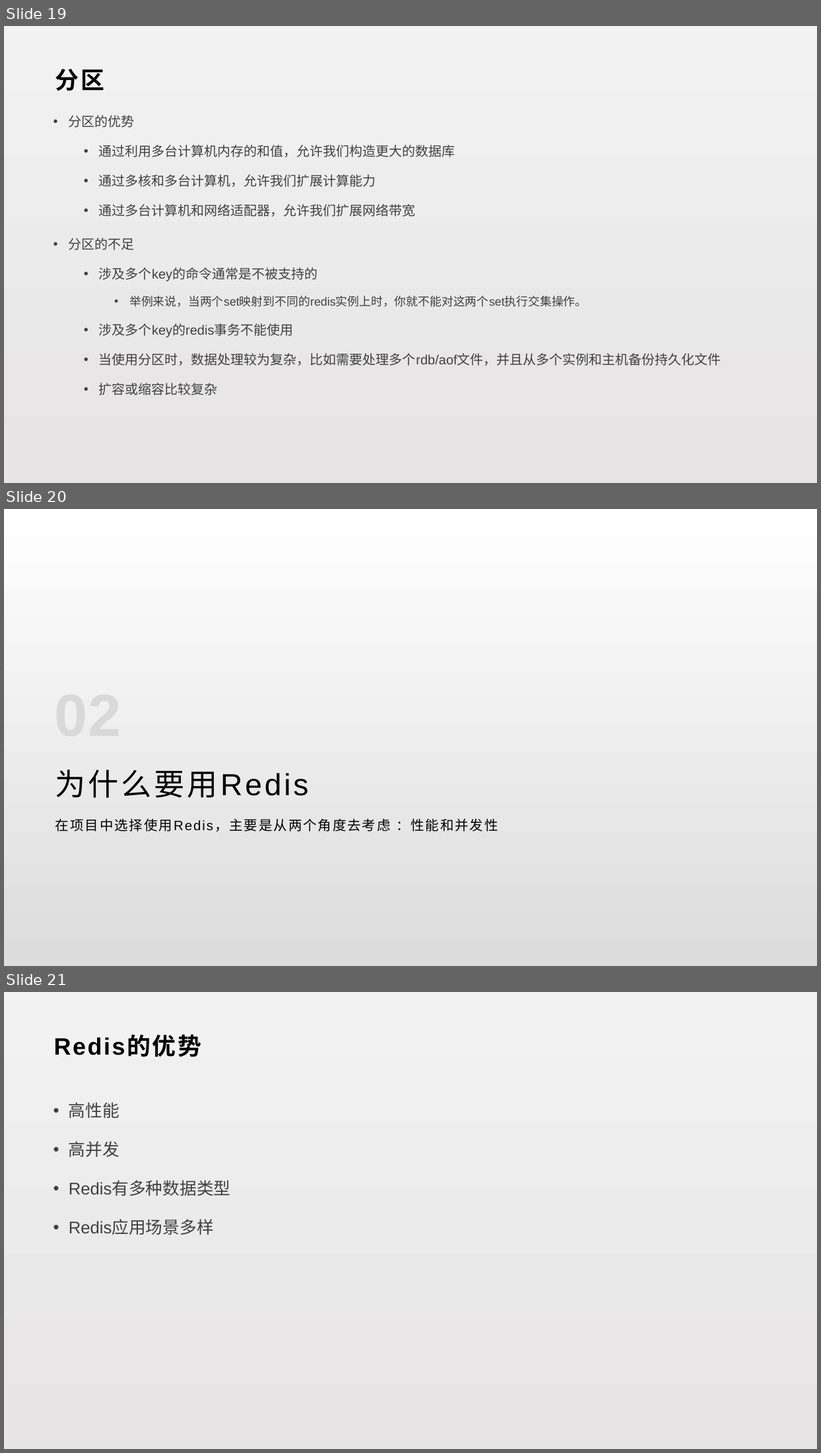
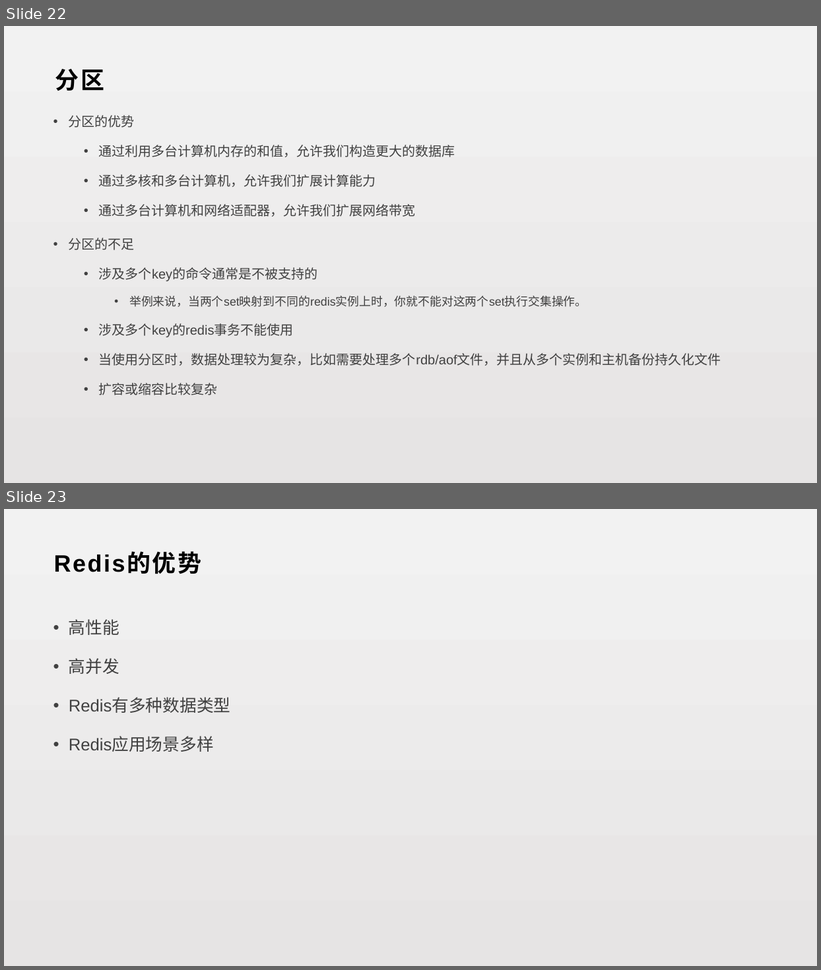
Before and after one commit to lori227/KFrame, a slide deck: _doc/KFrame.pptx. Shown one above the other, each under a label of ours: slides 19, 20 and 21 before the commit, slides 22 and 23 after it. The pictures are 821x1453 and 821x970 pixels, drawn with LibreOffice and Linux fonts; fonts in the diff are those of the drawing. Boxes give left, top, right and bottom in pixels: in the first picture for what was removed or moved away, otherwise in the second. Text is boxed around its words. In the diff, an @@ line names an element or a change of style, - is before the commit and + after.

```diff
--- a/_doc/KFrame.pptx
+++ b/_doc/KFrame.pptx
@@ slide 20 removed at [4,509,817,966], background gradient #FFFFFF to #DCDCDC @@
@@ title removed at [55,770,309,798] @@
-为什么要用Redis
@@ text removed at [55,819,498,832] @@
-在项目中选择使用Redis，主要是从两个角度去考虑 ：性能和并发性
@@ what was slide 19 is now slide 22 @@
@@ what was slide 21 is now slide 23 @@
```
Also in this commit, not shown: 1 slide changed, 4 slides added, 2 other slides removed, 2 other files.
